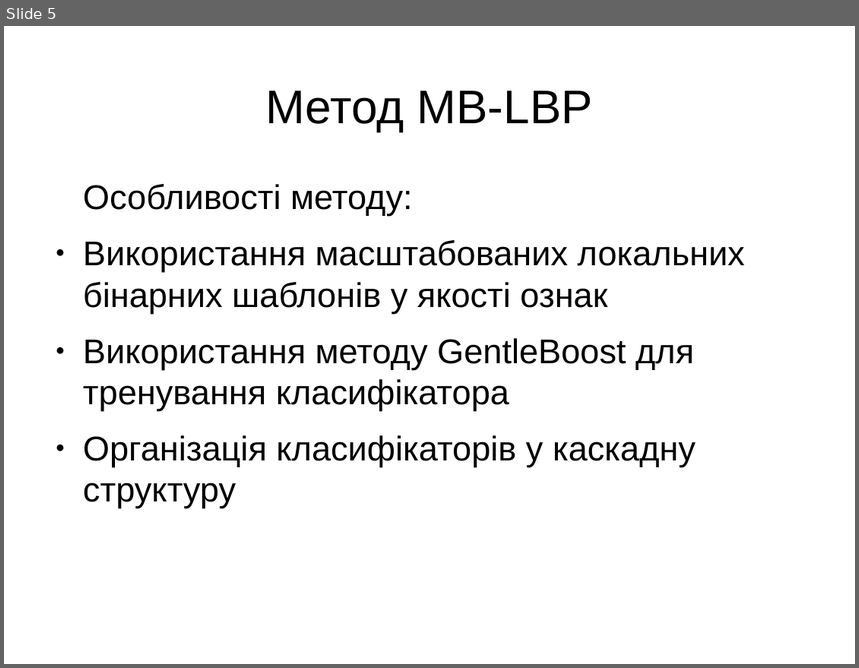
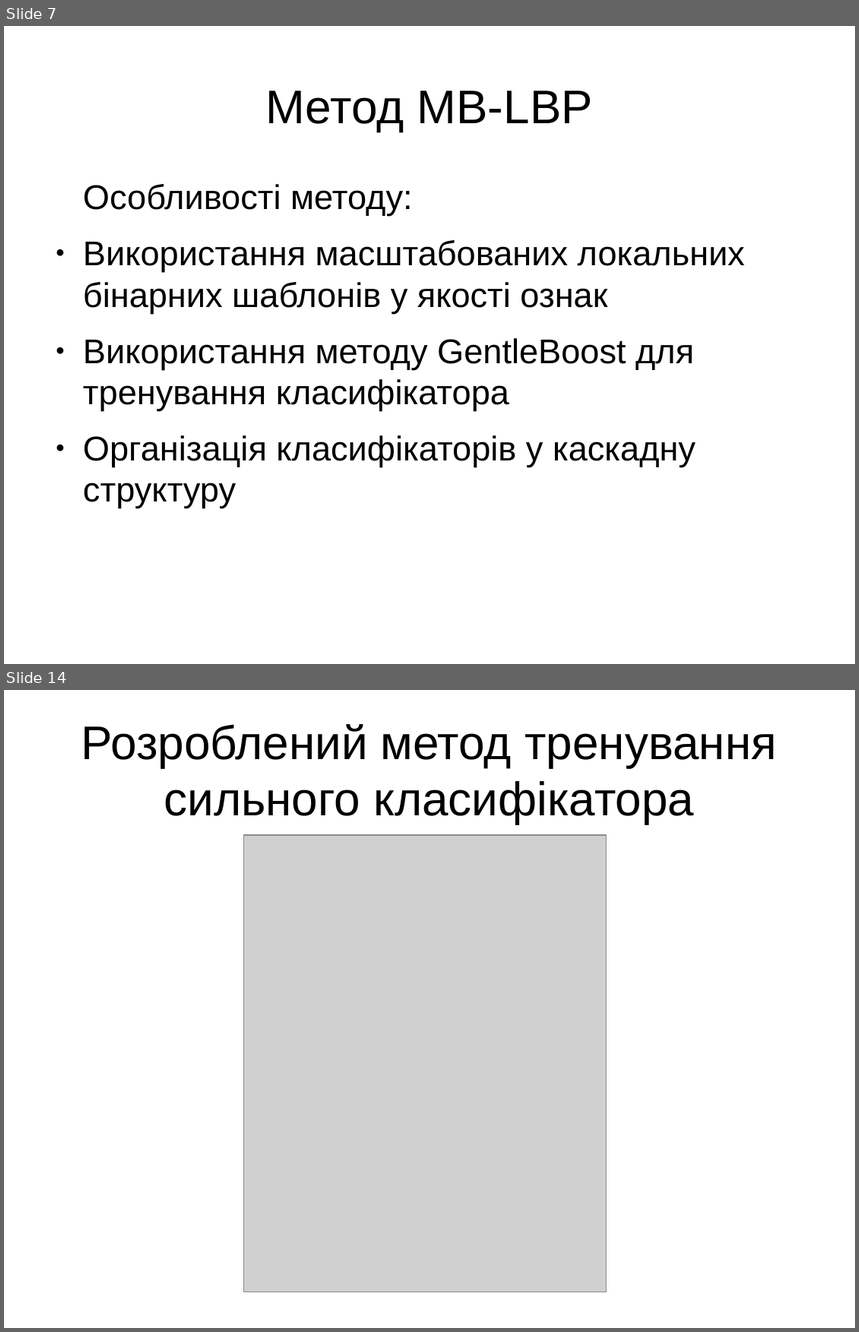
Before and after one commit to OlegTheCat/face-detection, a slide deck: doc/presentation.odp. Shown one above the other, each under a label of ours: slide 5 before the commit, slides 7 and 14 after it; the slides between them are not shown. The pictures are 859x668 and 859x1332 pixels, drawn with LibreOffice and Linux fonts; fonts in the diff are those of the drawing; grey boxes stand for pictures. Boxes give left, top, right and bottom in pixels: in the first picture for what was removed or moved away, otherwise in the second. Text is boxed around its words. In the diff, an @@ line names an element or a change of style, - is before the commit and + after.

```diff
--- a/doc/presentation.odp
+++ b/doc/presentation.odp
@@ slide 14 added at [4, 690, 855, 1328], background #FFFFFF @@
@@ title added at [82, 724, 777, 825], 44 pt, text #000000 @@
+Розроблений метод тренування сильного класифікатора
@@ picture added at [244, 835, 607, 1293] @@
@@ what was slide 5 is now slide 7 @@
```
Also in this commit, not shown: 14 other slides added, 2 slides removed, 1 other file.
